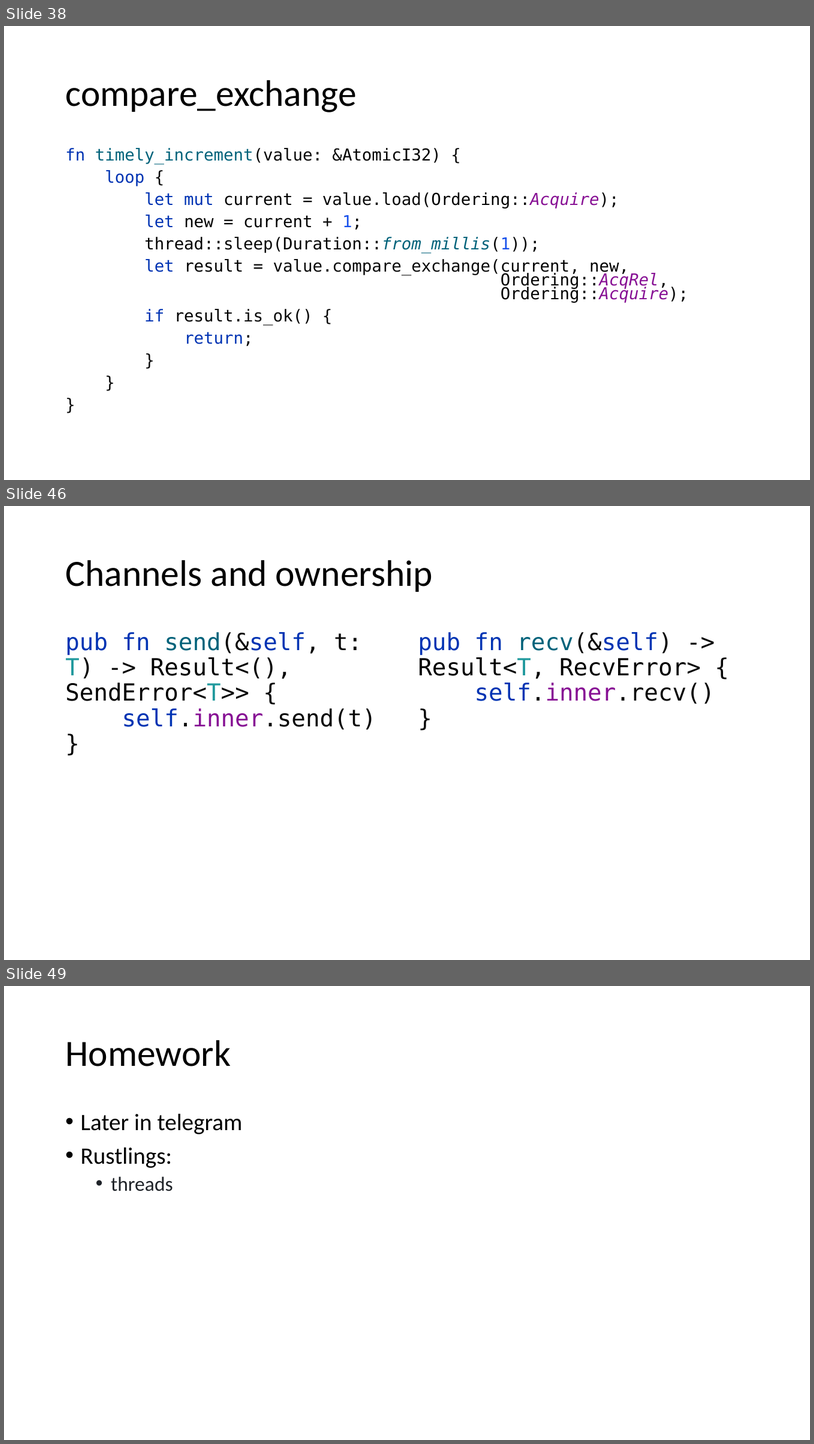
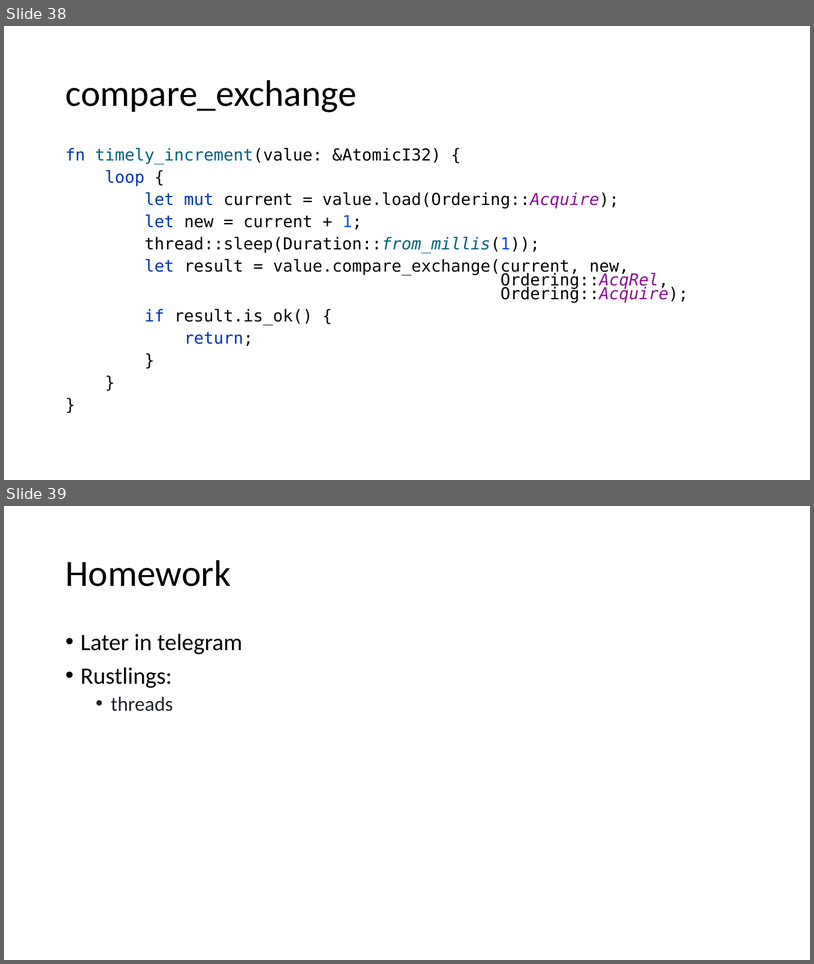
Before and after one commit to kugushev/course-rust-basics, a slide deck: src/11-Multithreading/11-Multithreading.pptx. Shown one above the other, each under a label of ours: slides 38, 46 and 49 before the commit, slides 38 and 39 after it; the slides between them are not shown. The pictures are 814x1444 and 814x964 pixels, drawn with LibreOffice and Linux fonts; fonts in the diff are those of the drawing. Boxes give left, top, right and bottom in pixels: in the first picture for what was removed or moved away, otherwise in the second. Text is boxed around its words. In the diff, an @@ line names an element or a change of style, - is before the commit and + after.

```diff
--- a/src/11-Multithreading/11-Multithreading.pptx
+++ b/src/11-Multithreading/11-Multithreading.pptx
@@ slide 46 removed at (x1=4, y1=506, x2=810, y2=960), background #FFFFFF @@
@@ title removed at (x1=65, y1=560, x2=434, y2=592) @@
-Channels and ownership
@@ text removed at (x1=65, y1=632, x2=377, y2=730) @@
-pub fn send(&self, t: T) -> Result<(), SendError<T>> {
-self.inner.send(t)
-}
@@ text removed at (x1=418, y1=632, x2=716, y2=704) @@
-pub fn recv(&self) -> Result<T, RecvError> {
-self.inner.recv()
-}
@@ what was slide 49 is now slide 39 @@
```
Also in this commit, not shown: 9 other slides removed, 1 other file.
